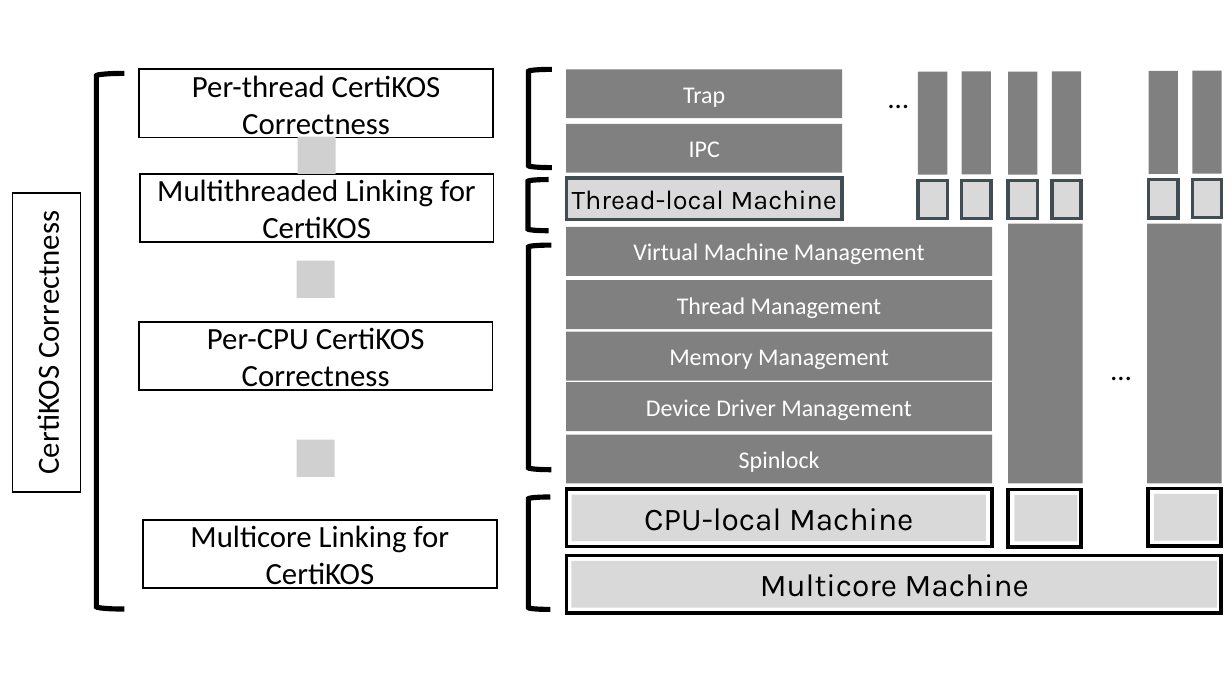
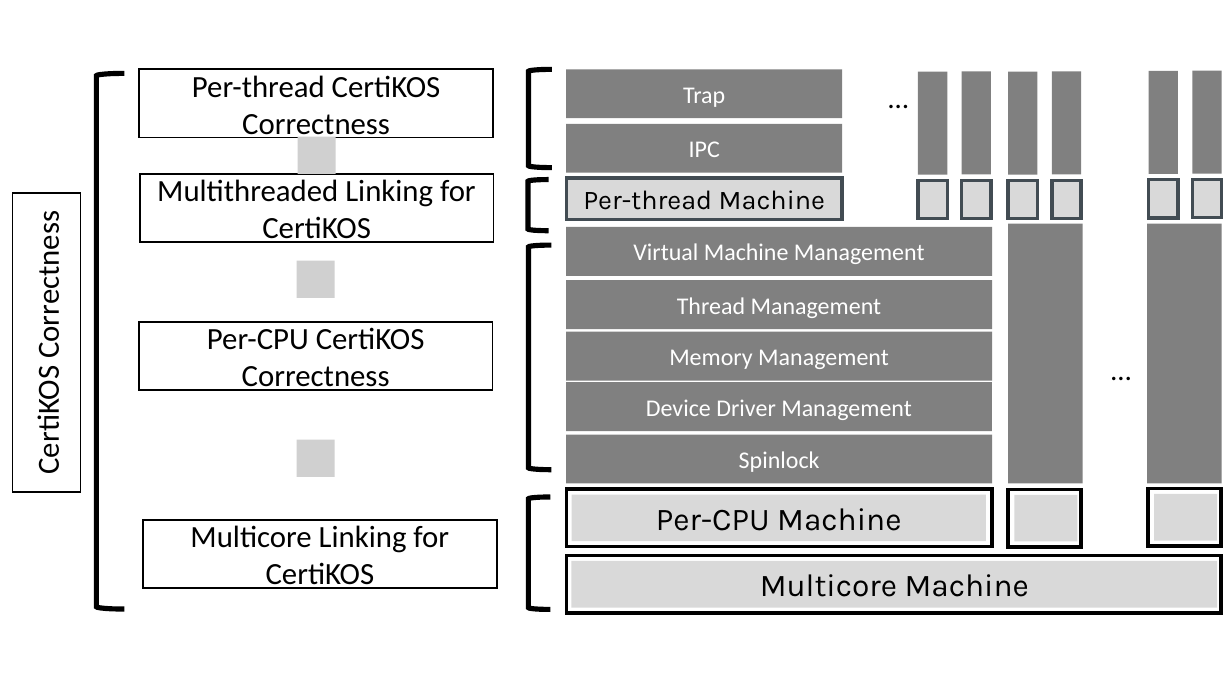
Before and after one commit to jieungkim/phd_thesis, a slide deck: slide 1 of figs/intro.pptx. Drawn at 1232x693 pixels with LibreOffice and Linux fonts; fonts in the diff are those of the drawing; grey boxes stand for pictures. Boxes give left, top, right and bottom in pixels: in the first picture for what was removed or moved away, otherwise in the second. Text is boxed around its words. In the diff, an @@ line names an element or a change of style, - is before the commit and + after.

```diff
--- a/figs/intro.pptx
+++ b/figs/intro.pptx
@@ text in rectangle at (583, 190, 825, 210): text changed @@
-Thread-local Machine
+Per-thread Machine
@@ text in rectangle at (656, 508, 901, 531): text changed @@
-CPU-local Machine
+Per-CPU Machine
```
Also in this commit, not shown: 23 other files.
